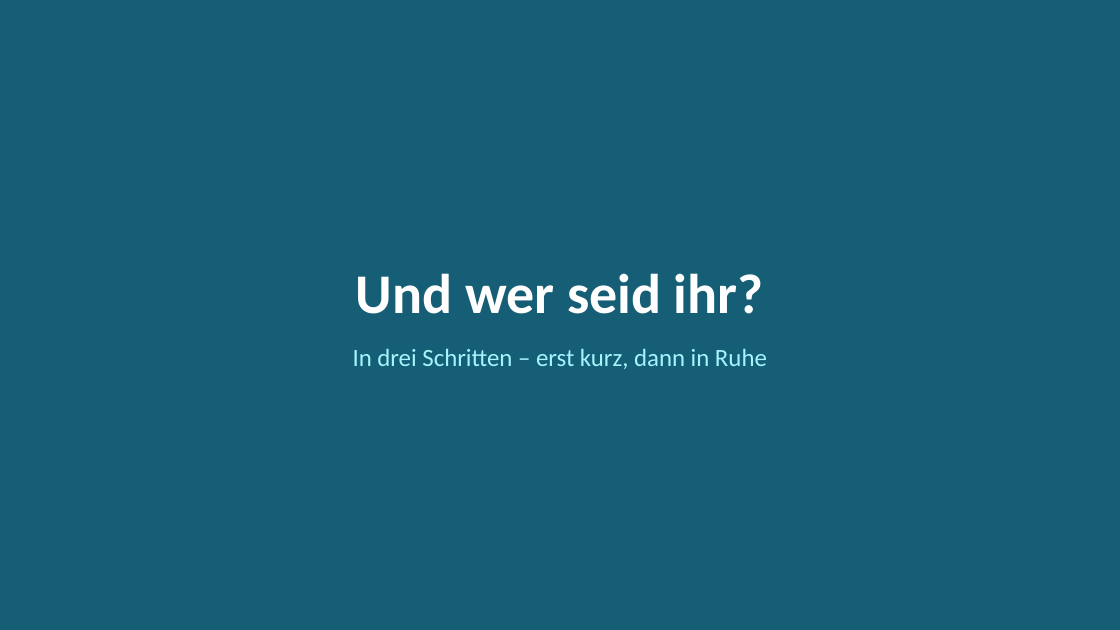
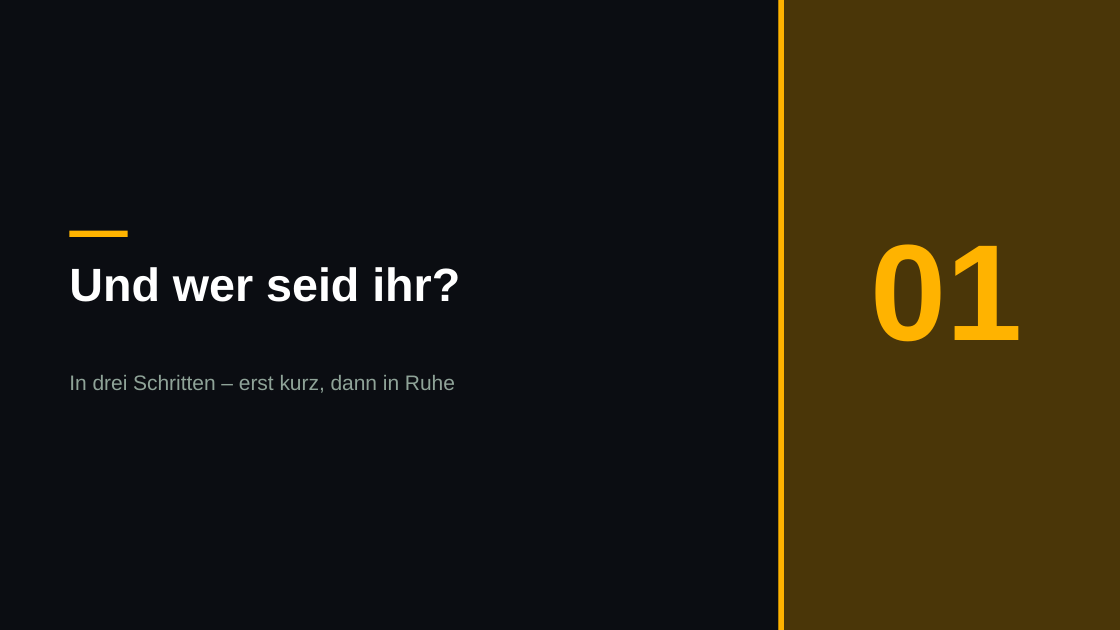
Before and after one commit to JacobMenge/kurs-unterlagen, a slide deck: slide 5 of folien/dist/00-orientierung.pptx. Drawn at 1120x630 pixels with LibreOffice and Linux fonts; fonts in the diff are those of the drawing. Boxes give left, top, right and bottom in pixels: in the first picture for what was removed or moved away, otherwise in the second. Text is boxed around its words. In the diff, an @@ line names an element or a change of style, - is before the commit and + after.

Commit message:
folien: dunkles design im terminal-look, themenfarben, kennzahlen und kapiteltrenner

```diff
--- a/folien/dist/00-orientierung.pptx
+++ b/folien/dist/00-orientierung.pptx
@@ background #155E75 to #0B0D12 @@
@@ rectangle added at bbox=[778, 0, 1120, 629], fill #4A3608 @@
@@ rectangle added at bbox=[778, 0, 784, 629], fill #FFB300 @@
@@ rectangle added at bbox=[69, 231, 128, 237], fill #FFB300 @@
@@ text "Und wer seid ihr?": place and size @@
-text "Und wer seid ihr?" at bbox=[356, 273, 764, 314]
+text "Und wer seid ihr?" at bbox=[69, 267, 460, 302]
@@ text "Und wer seid ihr?" at bbox=[69, 267, 460, 302]: size 36 to 30 pt, font Calibri to Arial; alignment centre to left; vertical alignment middle to top @@
@@ text added at bbox=[870, 244, 1022, 342], 88 pt, text #FFB300, bold @@
+01
@@ text "In drei Schritten – erst ...": place and size @@
-text "In drei Schritten – erst ..." at bbox=[353, 349, 767, 369]
+text "In drei Schritten – erst ..." at bbox=[69, 375, 455, 393]
@@ text "In drei Schritten – erst ..." at bbox=[69, 375, 455, 393]: size 16 to 13.5 pt, font Calibri to Arial, text colour #A5F3FC to #8FA398; alignment centre to left @@
```
Also in this commit, not shown: 22 other slides changed, 11 other files.
